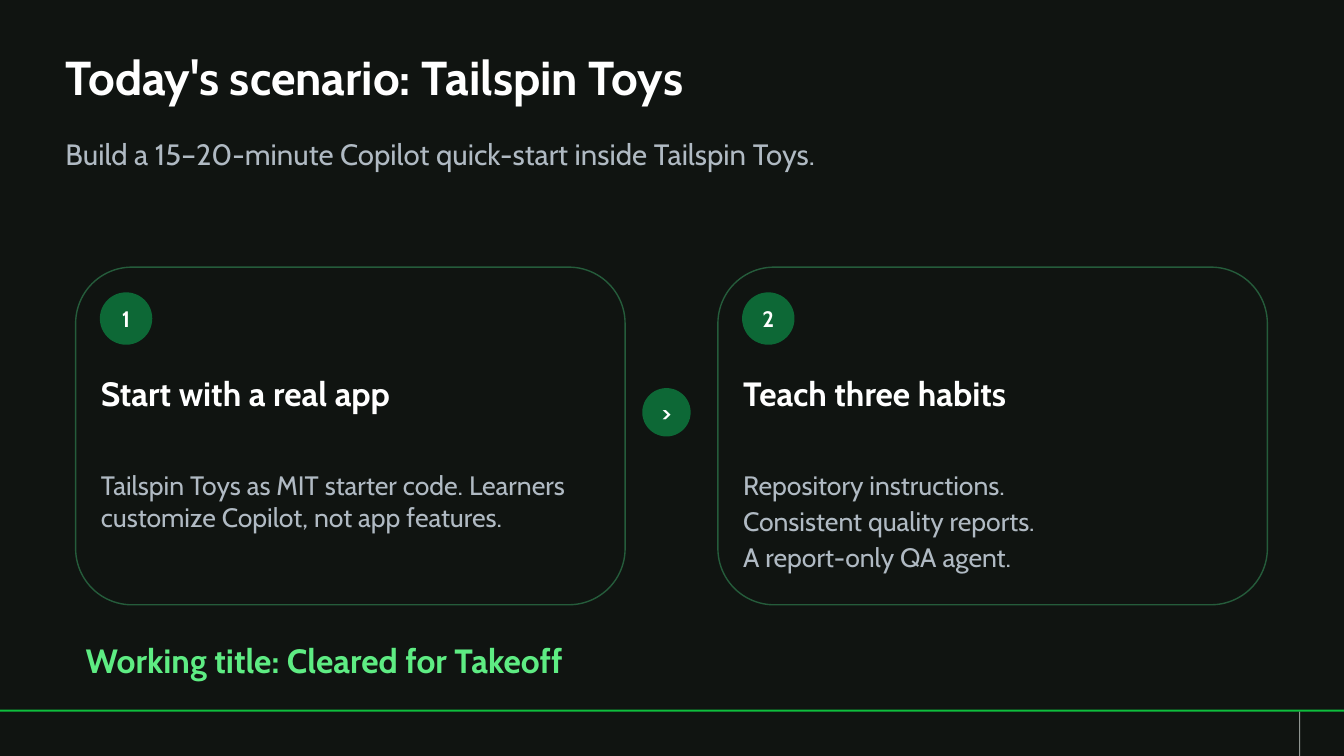
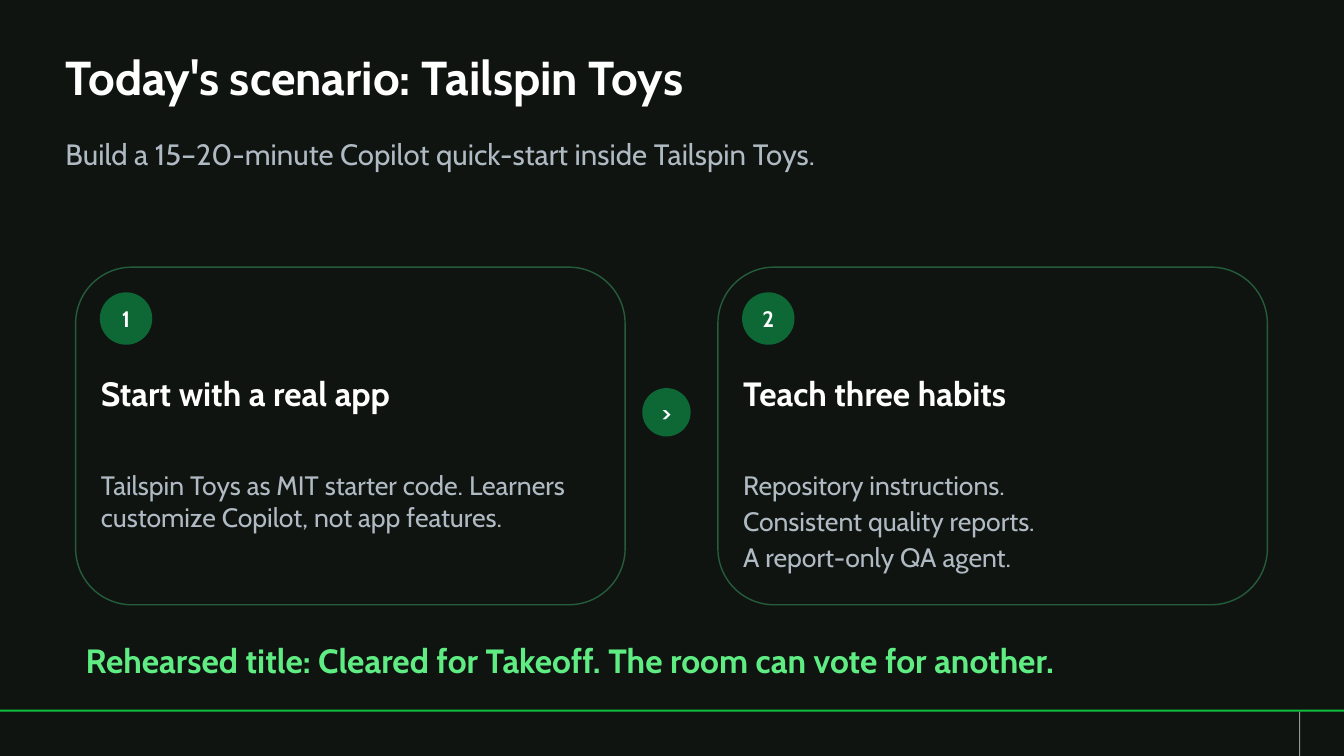
Before and after one commit to arilivigni/gh-skills-builder-workshop, a slide deck: slide 5 of gh-skills-builder-workshop-dark.pptx. Drawn at 1344x756 pixels with LibreOffice and Linux fonts; fonts in the diff are those of the drawing; background and template pictures are left out. Boxes give left, top, right and bottom in pixels: in the first picture for what was removed or moved away, otherwise in the second. Text is boxed around its words. In the diff, an @@ line names an element or a change of style, - is before the commit and + after.

```diff
--- a/gh-skills-builder-workshop-dark.pptx
+++ b/gh-skills-builder-workshop-dark.pptx
@@ text at (x1=86, y1=647, x2=1054, y2=674): text changed @@
-Working title: Cleared for Takeoff
+Rehearsed title: Cleared for Takeoff. The room can vote for another.
```
Also in this commit, not shown: 1 other slide changed, 9 other files.
